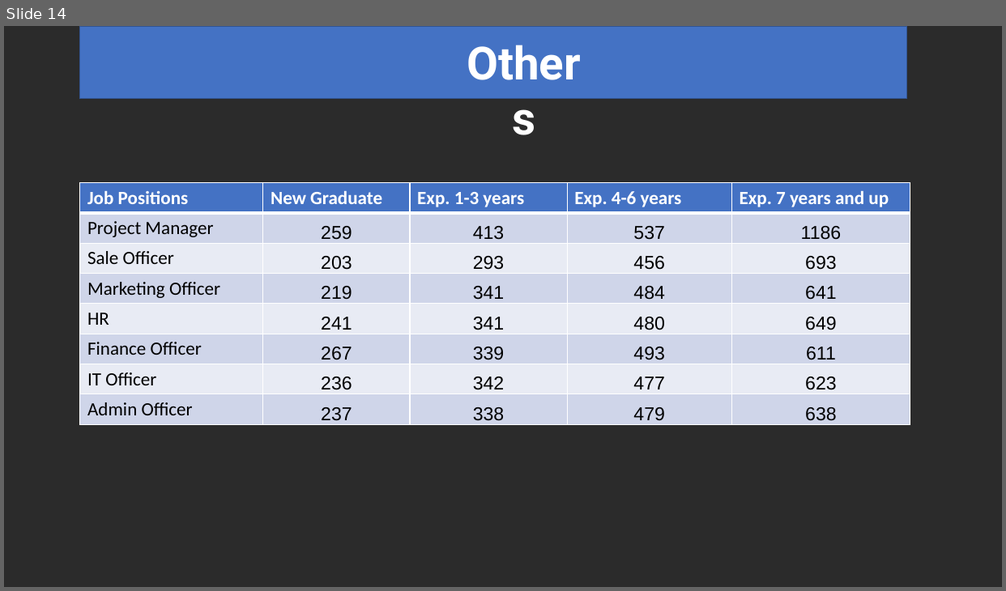
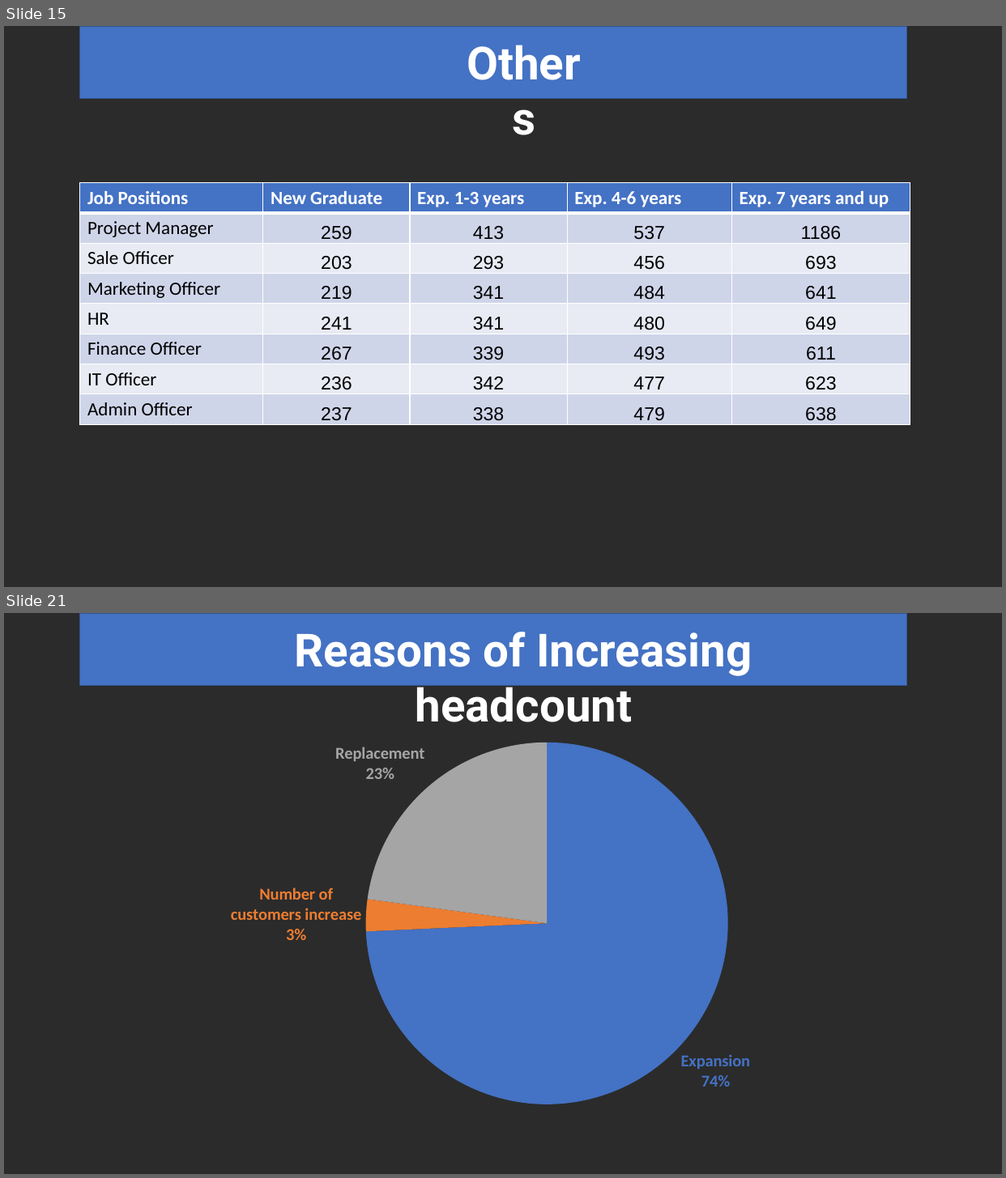
Before and after one commit to Phoud/108salarysurvey2, a slide deck: Presentation/Presentation.pptx. Shown one above the other, each under a label of ours: slide 14 before the commit, slides 15 and 21 after it; the slides between them are not shown. The pictures are 1006x591 and 1006x1178 pixels, drawn with LibreOffice and Linux fonts; fonts in the diff are those of the drawing; background and template pictures are left out; a plain dark background stands for a picture behind light text. Boxes give left, top, right and bottom in pixels: in the first picture for what was removed or moved away, otherwise in the second. Text is boxed around its words. In the diff, an @@ line names an element or a change of style, - is before the commit and + after.

```diff
--- a/Presentation/Presentation.pptx
+++ b/Presentation/Presentation.pptx
@@ slide 21 added at box(4, 613, 1002, 1174), background picture (left out) @@
@@ rectangle added at box(80, 613, 908, 686), fill #4472C4, outline #325491 1 pt @@
@@ text added at box(295, 632, 752, 722), 44 pt, text #FFFFFF, bold @@
+Reasons of Increasing headcount
@@ pie chart added at box(153, 710, 853, 1131) @@
+categories: Expansion, Number of customers increase, Replacement, (blank)
+Series 1: 74, 3, 23, -
@@ what was slide 14 is now slide 15 @@
```
Also in this commit, not shown: 9 slides changed, 2 other slides added, 1 slide removed, 2 other files.
